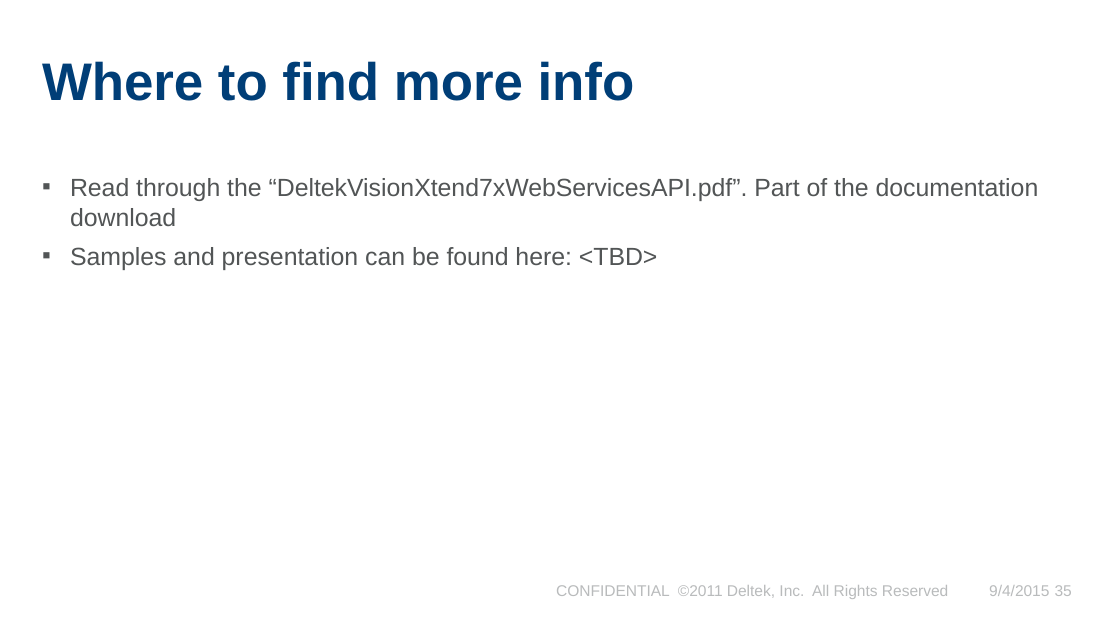
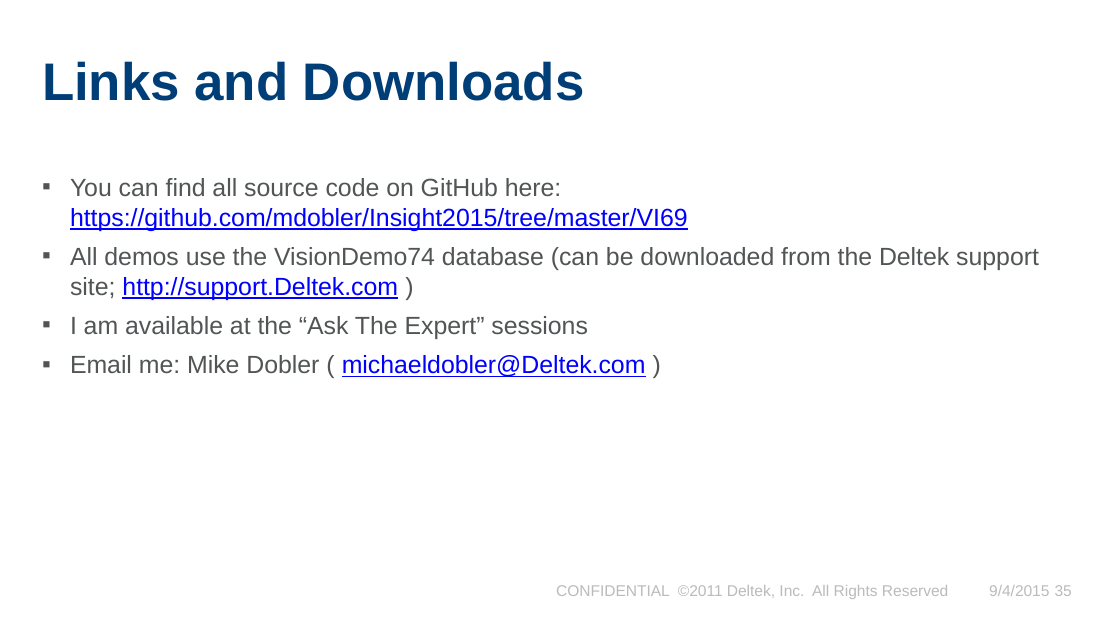
Before and after one commit to mdobler/Insight2015, a slide deck: slide 35 of VI69/PRESENTATION.pptx. Drawn at 1120x630 pixels with LibreOffice and Linux fonts; fonts in the diff are those of the drawing; background and template pictures are left out. Boxes give left, top, right and bottom in pixels: in the first picture for what was removed or moved away, otherwise in the second. Text is boxed around its words. In the diff, an @@ line names an element or a change of style, - is before the commit and + after.

Commit message:
update links in presentations

```diff
--- a/VI69/PRESENTATION.pptx
+++ b/VI69/PRESENTATION.pptx
@@ title at [42,61,585,101]: text changed @@
-Where to find more info
+Links and Downloads
@@ text at [70,178,1039,377]: text changed @@
-▪ Read through the “DeltekVisionXtend7xWebServicesAPI.pdf”. Part of the documentation download
-▪ Samples and presentation can be found here: <TBD>
+▪ You can find all source code on GitHub here:
+  https://github.com/mdobler/Insight2015/tree/master/VI69
+▪ All demos use the VisionDemo74 database (can be downloaded from the Deltek support site; http://support.Deltek.com )
+▪ I am available at the “Ask The Expert” sessions
+▪ Email me: Mike Dobler ( michaeldobler@Deltek.com )
```
